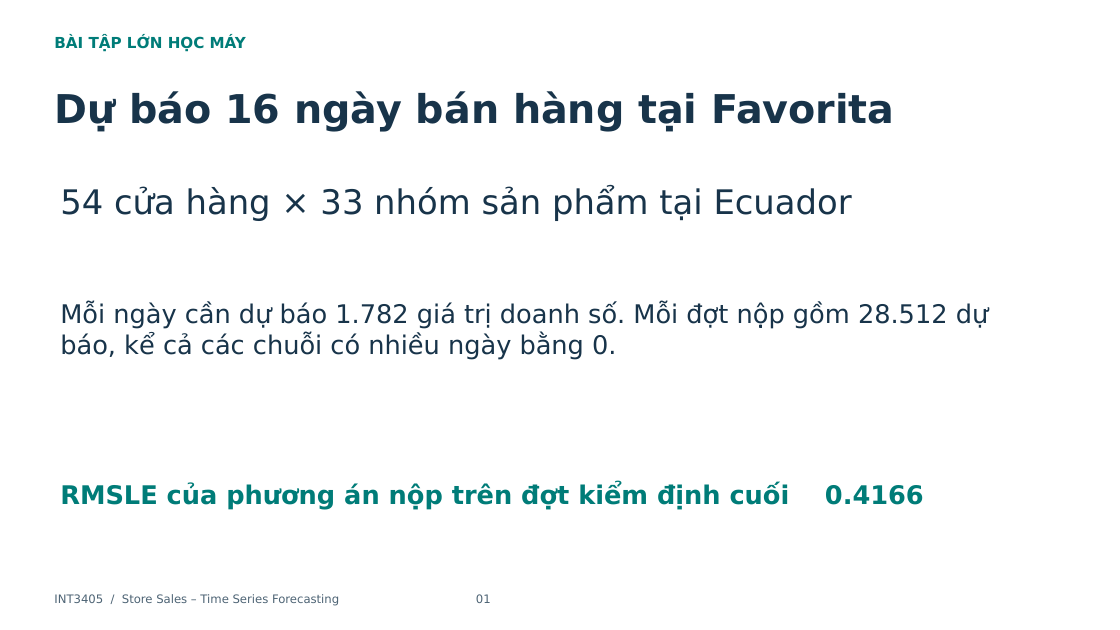
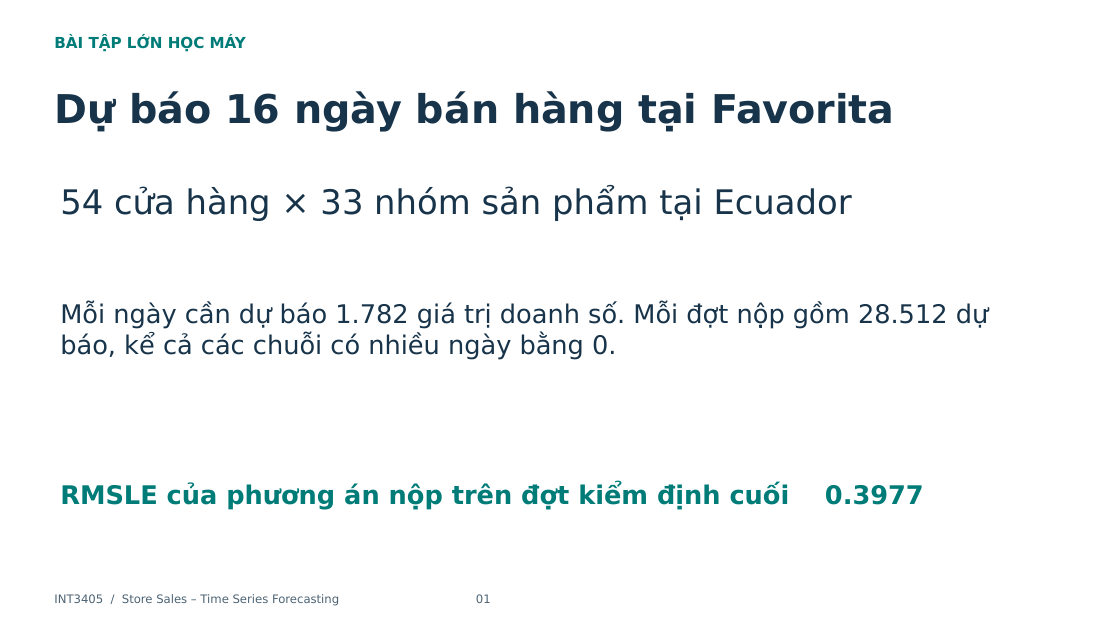
Before and after one commit to nchh06/ML_store_sales, a slide deck: slide 1 of report.pptx. Drawn at 1120x630 pixels with LibreOffice and Linux fonts; fonts in the diff are those of the drawing. Boxes give left, top, right and bottom in pixels: in the first picture for what was removed or moved away, otherwise in the second. Text is boxed around its words. In the diff, an @@ line names an element or a change of style, - is before the commit and + after.

```diff
--- a/report.pptx
+++ b/report.pptx
@@ text at [60, 484, 924, 510]: text changed @@
-RMSLE của phương án nộp trên đợt kiểm định cuối 0.4166
+RMSLE của phương án nộp trên đợt kiểm định cuối 0.3977
```
Also in this commit, not shown: 6 other slides changed, 1 slide added, 7 other files.
